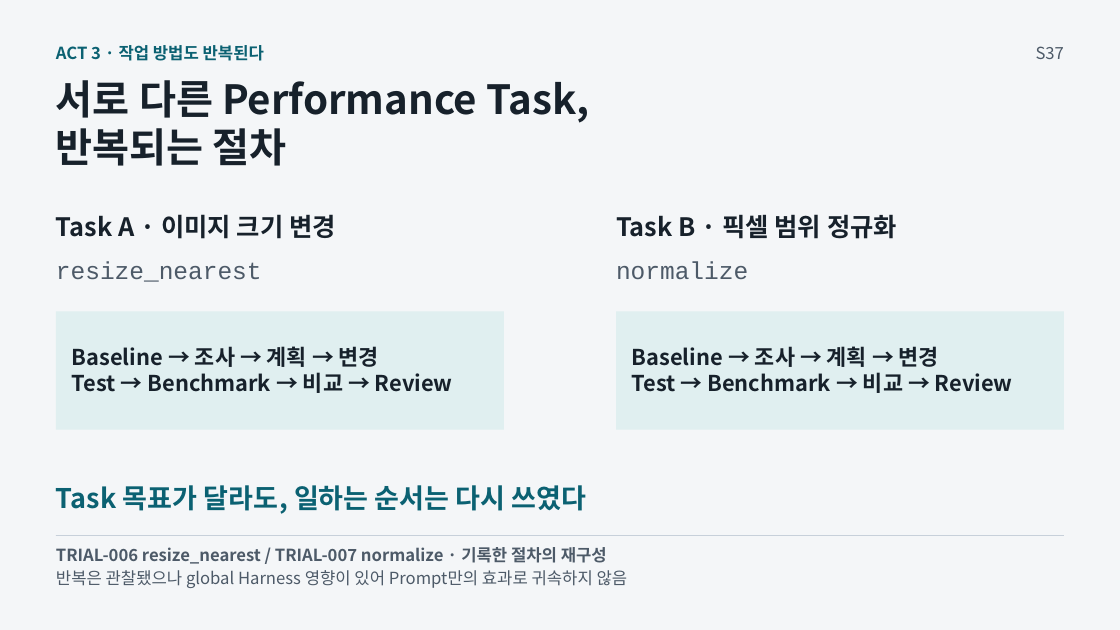
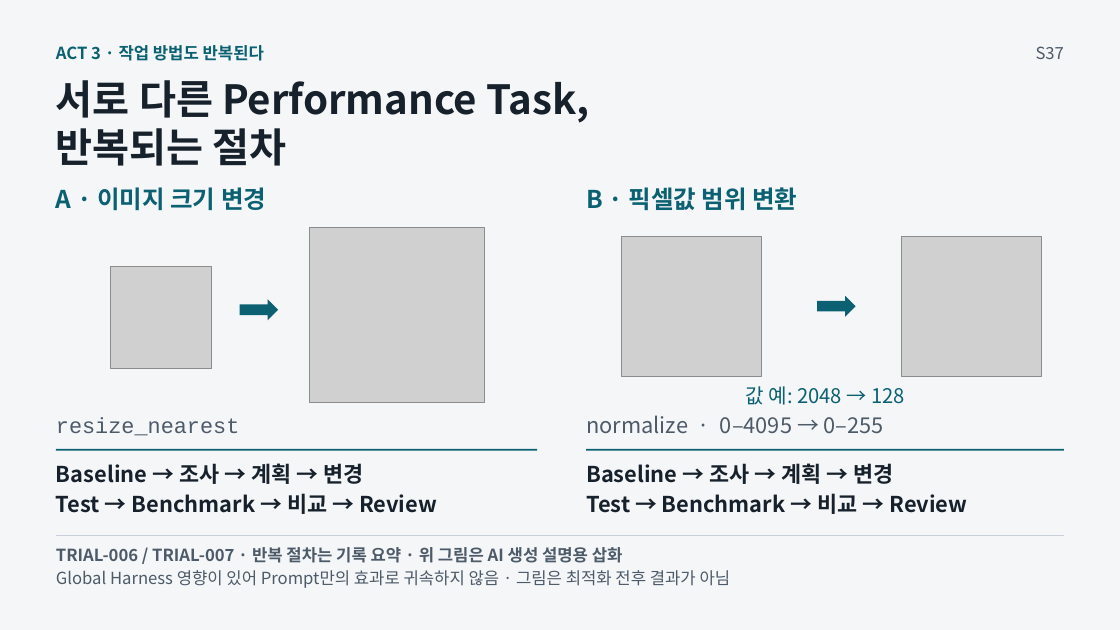
Before and after one commit to GideokKim/ai-dev-training, a slide deck: slide 37 of production/AI_Dev_Training_Full.pptx. Drawn at 1120x630 pixels with LibreOffice and Linux fonts; fonts in the diff are those of the drawing; grey boxes stand for pictures. Boxes give left, top, right and bottom in pixels: in the first picture for what was removed or moved away, otherwise in the second. Text is boxed around its words. In the diff, an @@ line names an element or a change of style, - is before the commit and + after.

Commit message:
feat(slides): integrate four illustrated slides into full deck
Apply the approved image pilot and expand S72 text boxes so the production
deck matches the reviewed direction without changing story or claim scope.

```diff
--- a/production/AI_Dev_Training_Full.pptx
+++ b/production/AI_Dev_Training_Full.pptx
@@ text at (56, 187, 266, 211): text changed; size 21.8 to 21 pt; text colour #17212B to #0B6172 @@
-Task A · 이미지 크기 변경
+A · 이미지 크기 변경
@@ text at (586, 187, 797, 210): text changed; size 21.8 to 21 pt; text colour #17212B to #0B6172 @@
-Task B · 픽셀 범위 정규화
+B · 픽셀값 범위 변환
@@ picture added at (310, 228, 485, 402) @@
@@ picture added at (622, 236, 762, 376) @@
@@ picture added at (902, 236, 1042, 376) @@
@@ picture added at (110, 267, 212, 369) @@
@@ text removed at (616, 261, 748, 279) @@
-normalize
@@ right arrow added at (239, 299, 278, 320), fill #0B6172 @@
@@ right arrow added at (818, 296, 856, 317), fill #0B6172 @@
@@ rectangle removed at (56, 312, 504, 430) @@
@@ rectangle removed at (616, 312, 1064, 430) @@
@@ text at (72, 372, 453, 393): paragraph removed @@
-Test → Benchmark → 비교 → Review
@@ text at (632, 372, 1013, 393): paragraph removed @@
-Test → Benchmark → 비교 → Review
@@ text added at (745, 386, 905, 405), 17.2 pt, text #0B6172 @@
+값 예: 2048 → 128
@@ text "resize_nearest": place and size @@
-text "resize_nearest" at (56, 261, 262, 282)
+text "resize_nearest" at (56, 418, 239, 436)
@@ text "resize_nearest" at (56, 418, 239, 436): size 21 to 18.8 pt @@
@@ text added at (586, 415, 884, 434), 18.8 pt, text #4D5A68 @@
+normalize · 0–4095 → 0–255
@@ text "Baseline → 조사 → 계획 ...": place and size @@
-text "Baseline → 조사 → 계획 ..." at (72, 346, 453, 393)
+text "Baseline → 조사 → 계획 ..." at (56, 463, 363, 484)
@@ line added from (56, 450) to (538, 450), #0B6172 1.5 pt @@
@@ text "Baseline → 조사 → 계획 ...": place and size @@
-text "Baseline → 조사 → 계획 ..." at (632, 346, 1013, 393)
+text "Baseline → 조사 → 계획 ..." at (586, 463, 893, 484)
@@ line added from (586, 450) to (1065, 450), #0B6172 1.5 pt @@
@@ text removed at (56, 485, 587, 514) @@
-Task 목표가 달라도, 일하는 순서는 다시 쓰였다
@@ text added at (56, 493, 437, 514), 18.8 pt, text #17212B, bold @@
+Test → Benchmark → 비교 → Review
@@ text added at (586, 493, 967, 514), 18.8 pt, text #17212B, bold @@
+Test → Benchmark → 비교 → Review
@@ text at (56, 547, 623, 563): text changed @@
-TRIAL-006 resize_nearest / TRIAL-007 normalize · 기록한 절차의 재구성
+TRIAL-006 / TRIAL-007 · 반복 절차는 기록 요약 · 위 그림은 AI 생성 설명용 삽화
@@ text at (56, 570, 731, 588): text changed @@
-반복은 관찰됐으나 global Harness 영향이 있어 Prompt만의 효과로 귀속하지 않음
+Global Harness 영향이 있어 Prompt만의 효과로 귀속하지 않음 · 그림은 최적화 전후 결과가 아님
```
Also in this commit, not shown: 3 other slides changed, 25 other files.
